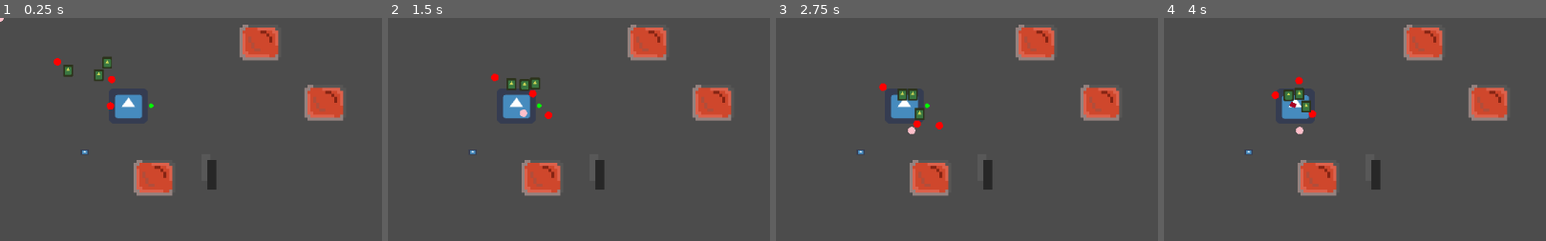
Above: before the commit, frames 1-4 (left to right).
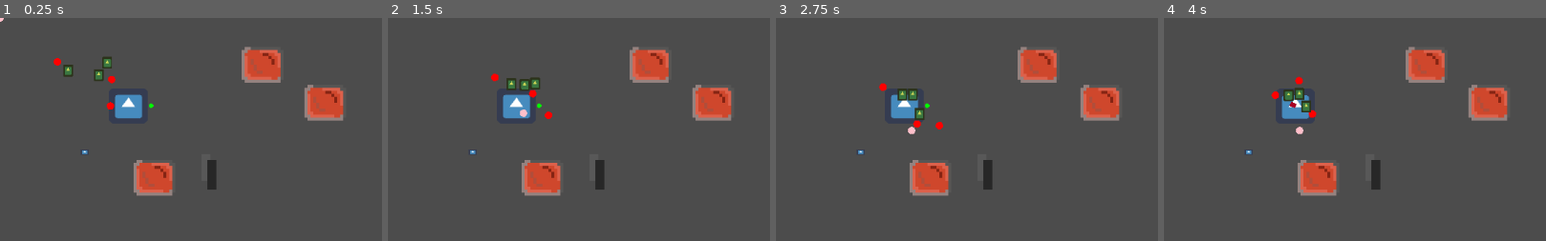
Above: after the commit, the same moments.

Repository: Cartogy/GWJ24
Game: Godot game, scene res://Levels/example_level.tscn
The game is run twice, just before and just after one commit, with the same random seed, the same clock (stepped at 60 frames per second) and the same inputs. The project has no main scene, so this scene is started directly. The engine's default icon, where the game draws it, is replaced by a stand-in: a white triangle on a blue panel in a dark square.
Inputs (mouse positions are % of the whole screen's width and height, from its top left):
- Up to frame 1 (0.25 s): no input
- Up to frame 2 (1.5 s): move the mouse to (72, 45) at 0.52 s; hold Right (ui_right) 0.53-1.28 s; hold T (chick_cmd) 0.53-1.28 s; move the mouse to (30, 55) at 1.27 s; hold Down (ui_down) from 1.28 s (still down); tap R (drop_item) at 1.35 s
- Up to frame 3 (2.75 s): move the mouse to (60, 28) at 2.02 s; release Down (ui_down) at 2.03 s; hold Right (ui_right) from 2.03 s (still down); hold G (duck_cmd) from 2.03 s (still down)
- Up to frame 4 (4 s): tap Enter at 2.75 s; move the mouse to (45, 70) at 2.77 s; release Right (ui_right) at 2.78 s; release G (duck_cmd) at 2.78 s; hold Up (ui_up) 2.78-3.53 s; tap M (follow_cmd) at 2.85 s; move the mouse to (80, 65) at 3.52 s; press the mouse at (80, 65) at 3.53 s; hold Left (ui_left) from 3.53 s (still down)
The pictures show only the part of the screen within x 0-50%, y 0-50%; the shares and areas given below are measured in that part.

The runs differ from the first frame. In frame 1, 2.4% of the frame differs, in the area x 62-74%, y 2-30%; in frame 2, 2.4%; in frame 3, 2.4%; in frame 4, 2.4%.

Commit message:
Switches can now affect multiple Effect Objects

Diff:
--- a/Levels/example_level.tscn
+++ b/Levels/example_level.tscn
@@ -19,7 +19,7 @@
 scale = Vector2( 4, 4 )
 
 [node name="Switch1_Barrier" parent="." instance=ExtResource( 2 )]
-position = Vector2( 348.558, 32.5376 )
+position = Vector2( 351.895, 63.2389 )
 scale = Vector2( 4, 4 )
 
 [node name="DuckChickController" parent="." instance=ExtResource( 1 )]
@@ -52,13 +52,9 @@
 start_effect = "Open"
 on_effect = "Close"
 off_effect = "Open"
-switch_path = [ NodePath("../Switch0_Barrier"), NodePath("../Switch1_Barrier") ]
+switch_path = [ NodePath("../Switch0_Barrier"), NodePath("../Switch1_Barrier"), NodePath("../Switch") ]
 [connection signal="change_item_entity" from="DuckChickController/PlayerController" to="ItemManager" method="_on_PlayerController_change_item_entity"]
 [connection signal="unlocking" from="DuckChickController/PlayerController" to="ItemManager" method="_on_PlayerController_unlocking"]
-[connection signal="give_desired_direction" from="DuckChickController/PlayerController/StateMachine/DuckMovement" to="DuckChickController/Duck" method="_on_DuckMovement_give_desired_direction"]
-[connection signal="stop_moving" from="DuckChickController/PlayerController/StateMachine/DuckMovement" to="DuckChickController/Duck" method="_on_DuckMovement_stop_moving"]
-[connection signal="calculate_flock_center_average" from="DuckChickController/PlayerController/StateMachine/ChickHordeMovement" to="DuckChickController/FlockManager" method="_on_ChickHordeMovement_calculate_flock_center_average"]
-[connection signal="update_flock_center" from="DuckChickController/PlayerController/StateMachine/ChickHordeMovement" to="DuckChickController/FlockManager" method="_on_ChickHordeMovement_update_flock_center"]
 [connection signal="update_position_entity" from="DuckChickController/Duck" to="ItemManager" method="_on_Duck_update_position_entity"]
 [connection signal="update_entity_position" from="DuckChickController/FlockManager" to="ItemManager" method="_on_FlockManager_update_entity_position"]
 [connection signal="notify_item_manager" from="Item" to="ItemManager" method="_on_Item_notify_item_manager"]
--- /dev/null
+++ b/Scenes/ScriptClasses/animation_vector.gd
@@ -0,0 +1,17 @@
+extends Node
+
+class_name AnimationVector
+
+var vector_entity : VectorMovement = get_owner()
+
+func _ready():
+	vector_entity.get_node("Animated")
+
+func _process(delta):
+	animation_direction()
+
+# Called when the node enters the scene tree for the first time.
+func _ready():
+	pass # Replace with function body.
+
+func animation_direction
--- a/Scenes/Switch/switch.gd
+++ b/Scenes/Switch/switch.gd
@@ -5,7 +5,7 @@
 enum State { OFF, ON }
 var cur_state
 
-var affect
+var affect = []
 
 var weights = []	# Stores the amount of bodys on the switch
 
@@ -15,7 +15,8 @@
 	$AnimatedSprite.play("Off")
 
 func set_effect(aff):
-	affect = aff
+	#affect = aff
+	affect.append(aff)
 
 
 func _on_Area2D_body_entered(body):
@@ -23,13 +24,15 @@
 	if cur_state != State.ON:
 		cur_state = State.ON
 		$AnimatedSprite.play("On")
-		if affect != null:
-			affect.switch_activated()
+		if affect.size() > 0:
+			for a in affect:
+				a.switch_activated()
 
 func _on_Area2D_body_exited(body):
 	weights.erase(body)
 	if cur_state == State.ON && weights.size() == 0:
 		cur_state = State.OFF
 		$AnimatedSprite.play("Off")
-		if affect != null:
-			affect.switch_deactivated()
+		if affect.size() > 0:
+			for a in affect:
+				a.switch_deactivated()
--- a/project.godot
+++ b/project.godot
@@ -9,6 +9,11 @@
 config_version=4
 
 _global_script_classes=[ {
+"base": "Node",
+"class": "AnimationVector",
+"language": "GDScript",
+"path": "res://Scenes/ScriptClasses/animation_vector.gd"
+}, {
 "base": "KinematicBody2D",
 "class": "Boid",
 "language": "GDScript",
@@ -60,6 +65,7 @@
 "path": "res://Scenes/ScriptClasses/vector_movement.gd"
 } ]
 _global_script_class_icons={
+"AnimationVector": "",
 "Boid": "",
 "Box": "",
 "Chick": "",
Binary file added: Textures/Duck/Duck_Sprite_Sheet.png
Not shown, added: Textures/Duck/Duck_Sprite_Sheet.png.import
